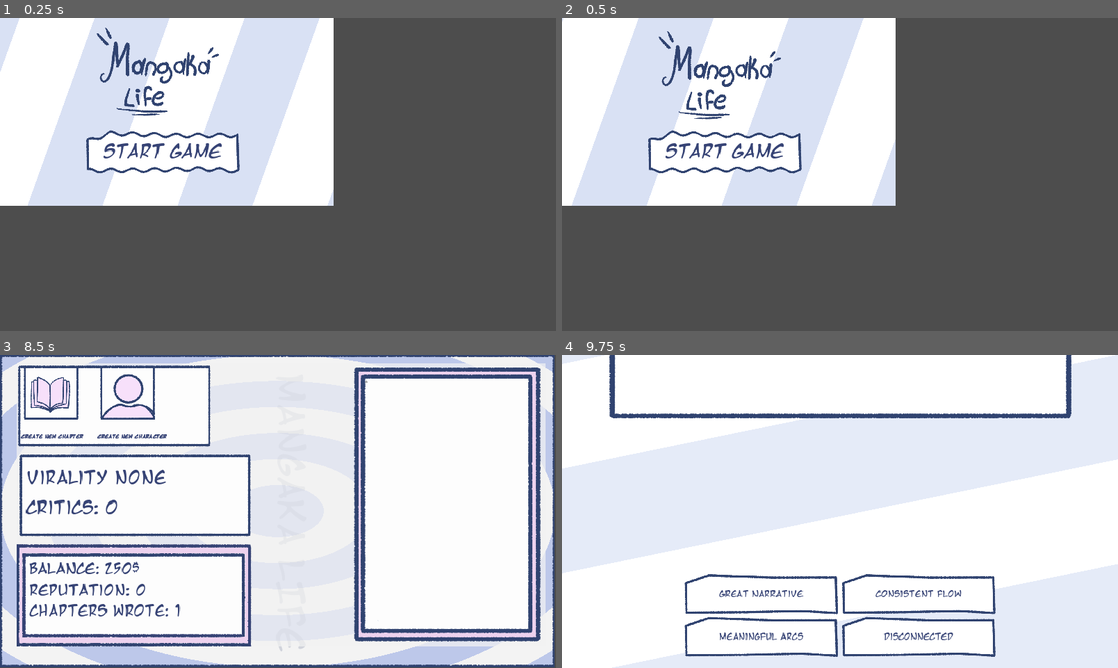
Above: before the commit, frames 1-4 (two rows, left to right).
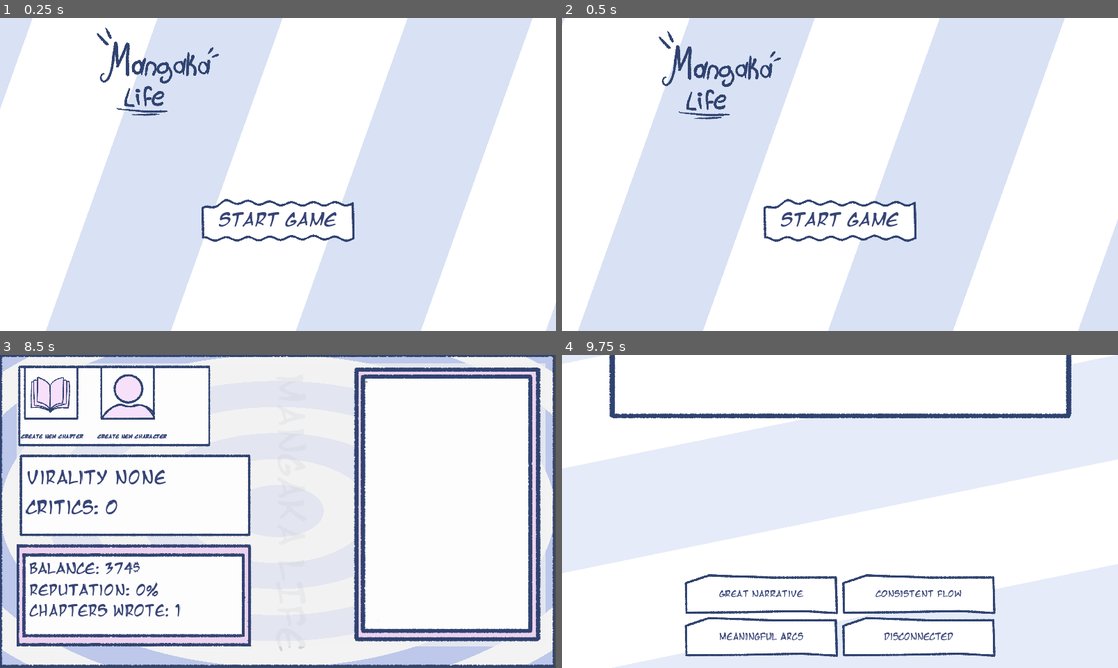
Above: after the commit, the same moments.

Repository: Noodle-Dev/Mangaka-Life
Game: Godot game, scene res://assets/scenes/Menus/Main_Menu.tscn
The game is run twice, just before and just after one commit, with the same random seed, the same clock (stepped at 60 frames per second) and the same inputs. The project has no main scene, so this scene is started directly.
Inputs (mouse positions are in pixels of both pictures, inside the frame that each line leads up to):
- Up to frame 1 (0.25 s): no input
- Up to frame 2 (0.5 s): no input
- Up to frame 3 (8.5 s): click "Start Game" at 0.5 s; click "Create New CHapter" at 1.25 s; click "Create New CHapter" at 2 s; click "Create New Character" at 2.75 s; click "Create New Character" at 3.5 s; click "Balanced" at 4.25 s; click "Strong resolution" at 5 s; click "Friendship" at 5.75 s; click "Epic battle" at 6.5 s; click "Dark city" at 7.25 s; click (278, 530) at 8 s
- Up to frame 4 (9.75 s): click "Create New CHapter" at 8.75 s; click "Great narrative" at 9.5 s

The runs differ from the first frame. In frame 1, 83% of the frame differs, in the area x 0-100%, y 0-100%; in frame 2, 83%; in frame 3, 0.2%; in frame 4, nothing differs.

Commit message:
added. money system

Diff:
--- a/assets/scenes/Mechanics_Scenes/character_maker_scene.tscn
+++ b/assets/scenes/Mechanics_Scenes/character_maker_scene.tscn
@@ -1,9 +1,11 @@
-[gd_scene load_steps=9 format=3 uid="uid://c0wjcxb8tro7v"]
+[gd_scene load_steps=11 format=3 uid="uid://c0wjcxb8tro7v"]
 
 [ext_resource type="Script" path="res://assets/scripts/Character_Creation/Character_Creation_Minigames.gd" id="1_6h1if"]
 [ext_resource type="Shader" path="res://assets/shaders/bg_shader.gdshader" id="1_d2pm7"]
 [ext_resource type="PackedScene" uid="uid://dt854pjj74s34" path="res://assets/prefabs/Character_Creation_Prefabs/MiniGames/MiniGame_01.tscn" id="2_7doxp"]
+[ext_resource type="Texture2D" uid="uid://bgfyam1qx11ee" path="res://assets/sprites/Minigames/CharacterHolder/Mid.png" id="4_50vjl"]
 [ext_resource type="Texture2D" uid="uid://va0b7kfg2j6n" path="res://assets/sprites/Minigames/CharacterHolder/Ugly_Char.png" id="4_yojif"]
+[ext_resource type="Texture2D" uid="uid://bhid55uyilw45" path="res://assets/sprites/Minigames/CharacterHolder/Well Done.png" id="5_2i477"]
 
 [sub_resource type="ShaderMaterial" id="ShaderMaterial_ejshx"]
 shader = ExtResource("1_d2pm7")
@@ -13,6 +15,21 @@
 shader_parameter/line_count = 10.0
 shader_parameter/speed = 2.0
 shader_parameter/blur = 0.0
+
+[sub_resource type="Animation" id="Animation_4n8e1"]
+length = 0.001
+tracks/0/type = "value"
+tracks/0/imported = false
+tracks/0/enabled = true
+tracks/0/path = NodePath("UI/ColorRect:position")
+tracks/0/interp = 1
+tracks/0/loop_wrap = true
+tracks/0/keys = {
+"times": PackedFloat32Array(0),
+"transitions": PackedFloat32Array(1),
+"update": 0,
+"values": [Vector2(-2041, 260)]
+}
 
 [sub_resource type="Animation" id="Animation_p6gya"]
 resource_name = "Start_mini"
@@ -30,30 +47,16 @@
 "values": [Vector2(-2041, 260), Vector2(0, 260), Vector2(0, 260), Vector2(2044, 260)]
 }
 
-[sub_resource type="Animation" id="Animation_4n8e1"]
-length = 0.001
-tracks/0/type = "value"
-tracks/0/imported = false
-tracks/0/enabled = true
-tracks/0/path = NodePath("UI/ColorRect:position")
-tracks/0/interp = 1
-tracks/0/loop_wrap = true
-tracks/0/keys = {
-"times": PackedFloat32Array(0),
-"transitions": PackedFloat32Array(1),
-"update": 0,
-"values": [Vector2(-2041, 260)]
-}
-
 [sub_resource type="AnimationLibrary" id="AnimationLibrary_y47ou"]
 _data = {
 "RESET": SubResource("Animation_4n8e1"),
 "Start_mini": SubResource("Animation_p6gya")
 }
 
-[node name="Character_Maker_Scene" type="Node2D"]
+[node name="Character_Maker_Scene" type="Node2D" groups=["charMaker"]]
 script = ExtResource("1_6h1if")
 microgame_scenes = Array[PackedScene]([ExtResource("2_7doxp")])
+state_textures = Array[Texture2D]([ExtResource("5_2i477"), ExtResource("4_50vjl"), ExtResource("4_yojif")])
 
 [node name="MicroTimer" type="Timer" parent="."]
 wait_time = 10.0
@@ -73,7 +76,7 @@
 grow_horizontal = 2
 grow_vertical = 2
 
-[node name="TextureRect" type="TextureRect" parent="UI"]
+[node name="charStat" type="TextureRect" parent="UI"]
 layout_mode = 1
 anchors_preset = 5
 anchor_left = 0.5
@@ -84,7 +87,7 @@
 grow_horizontal = 2
 scale = Vector2(0.685, 0.685)
 pivot_offset = Vector2(765.5, 354)
-texture = ExtResource("4_yojif")
+texture = ExtResource("5_2i477")
 
 [node name="MicroGameHolder" type="Control" parent="UI"]
 layout_mode = 1
--- a/assets/scenes/Menus/Main_Menu.tscn
+++ b/assets/scenes/Menus/Main_Menu.tscn
@@ -127,23 +127,33 @@
 [node name="Control" type="Control" parent="."]
 layout_mode = 3
 anchors_preset = 0
-offset_right = 1152.0
-offset_bottom = 648.0
+offset_right = 1920.0
+offset_bottom = 1080.0
 
 [node name="TextureRect" type="TextureRect" parent="Control"]
 material = SubResource("ShaderMaterial_5l06r")
-layout_mode = 0
-offset_right = 40.0
-offset_bottom = 40.0
+layout_mode = 1
+anchors_preset = 15
+anchor_right = 1.0
+anchor_bottom = 1.0
+grow_horizontal = 2
+grow_vertical = 2
 texture = ExtResource("2_lqaib")
 
 [node name="StartButton" type="TextureButton" parent="Control/TextureRect"]
 material = SubResource("ShaderMaterial_dg7fo")
-layout_mode = 0
-offset_left = 292.0
-offset_top = 381.0
-offset_right = 832.0
-offset_bottom = 540.0
+layout_mode = 1
+anchors_preset = 8
+anchor_left = 0.5
+anchor_top = 0.5
+anchor_right = 0.5
+anchor_bottom = 0.5
+offset_left = -270.0
+offset_top = 77.0
+offset_right = 270.0
+offset_bottom = 236.0
+grow_horizontal = 2
+grow_vertical = 2
 texture_normal = ExtResource("3_elwh1")
 
 [node name="Label" type="Label" parent="Control/TextureRect/StartButton"]
--- a/assets/scripts/Chapter_Creation/Critic_User_Logic.gd
+++ b/assets/scripts/Chapter_Creation/Critic_User_Logic.gd
@@ -15,6 +15,7 @@
 var unique_threshold: int = 0
 
 func _ready():
+	get_tree().call_group("menu_grub", "update_status")
 	# Depuración para verificar nodos
 	print_tree()  # Imprime la estructura completa del árbol para confirmar las rutas
 	if user_name == null:
@@ -49,14 +50,27 @@
 func assign_random_opinion():
 	"""
 	Asigna una opinión inicial aleatoria (buena o mala) al usuario.
+	Si la opinión es buena, añade un número aleatorio entre 50 y 100 al balance global con una probabilidad del 50%.
 	"""
 	if user_opinion != null:
 		var is_good = randf() < 0.5  # 50% de probabilidad de ser buena o mala
 		user_opinion.clear()
-		user_opinion.add_text(
-			good_opinions[randi() % good_opinions.size()] if is_good else bad_opinions[randi() % bad_opinions.size()]
-		)
+		var opinion_text = ""
+
+		# Asignar la opinión dependiendo si es buena o mala
+		if is_good:
+			opinion_text = good_opinions[randi() % good_opinions.size()]
+		else:
+			opinion_text = bad_opinions[randi() % bad_opinions.size()]
+
+		user_opinion.add_text(opinion_text)
 		print("Opinión asignada:", user_opinion.text)
+
+		# Si la opinión es buena, con un 50% de probabilidad, añadimos un valor aleatorio entre 50 y 100 al balance
+		if is_good and randf() < 0.5:  # 50% de probabilidad
+			var bonus = randi() % 101 + 100  # Número aleatorio entre 50 y 100
+			GlobalData.G_Balance += bonus
+			print("Se ha añadido ", bonus, " al balance global. Nuevo balance: ", GlobalData.G_Balance)
 	else:
 		print("Error: 'user_opinion' es null. No se pudo asignar una opinión.")
 
--- a/assets/scripts/Character_Creation/Ball_MiniGame_Player.gd
+++ b/assets/scripts/Character_Creation/Ball_MiniGame_Player.gd
@@ -35,7 +35,8 @@
 func _on_area_2d_area_entered(area):
 	if area.is_in_group("obs"):
 		#get_tree().call_group("Menu_grub", "call_lose_minigame", 25)
-		#get_tree().call_group("Menu_grub", "losing_animation")
+		get_tree().call_group("charMaker", "degradate_character")
+		GlobalData.G_Reputation = GlobalData.G_Reputation - 20
 		print("alv")
 
 
--- a/assets/scripts/Character_Creation/Character_Creation_Minigames.gd
+++ b/assets/scripts/Character_Creation/Character_Creation_Minigames.gd
@@ -5,8 +5,11 @@
 @onready var micro_game_anim = $AnimationPlayer
 @onready var micro_game_holder: Control = $UI/MicroGameHolder  # Contenedor de los minijuegos
 
+@onready var character_state = $UI/charStat
+@export var state_textures: Array[Texture2D]
 
 var microgame_instance: Node = null  # Referencia al minijuego actual
+var current_state_index: int = 0  # Índice para controlar la textura actual
 
 func _ready():
 	if microgame_instance == null:
@@ -23,6 +26,7 @@
 
 	if microgame_timer:
 		microgame_timer.start()
+
 func start_microgame():
 	if micro_game_anim:
 		micro_game_anim.play("Start_mini")  # Replace "Start_mini" with your specific animation name.
@@ -38,3 +42,15 @@
 		microgame_instance.queue_free()
 		microgame_instance = null
 		$"../Transitions_Panels".play_backwards("CHAP_Maker_Enter")
+
+# Función para degradar el personaje
+func degradate_character():
+	# Verifica si el índice actual está dentro del rango de texturas
+	if current_state_index < state_textures.size():
+		# Cambia la textura del estado del personaje
+		character_state.texture = state_textures[current_state_index]
+		# Aumenta el índice para cambiar a la siguiente textura en la siguiente llamada
+		current_state_index += 1
+		# Si el índice excede el tamaño del array, lo reinicia
+		if current_state_index >= state_textures.size():
+			current_state_index = 0
--- a/assets/scripts/MainStats/main_stats_menu_Logic.gd
+++ b/assets/scripts/MainStats/main_stats_menu_Logic.gd
@@ -27,12 +27,21 @@
 @export var min_criticism_interval = 3
 @export var max_criticism_interval = 10
 
+# Variables de reputación y viralidad
+var good_critiques = 0
+var bad_critiques = 0
+
 func _ready():
 	# Configurar el temporizador al inicio
 	transitions_panels.play("RESET")
 	reset_criticism_timer()
 	update_status()
 
+func _process(delta):
+	update_status(
+
+
+	)
 # Resetea y configura el temporizador con un intervalo aleatorio
 func reset_criticism_timer():
 	if criticism_timer:
@@ -66,7 +75,20 @@
 		# Añade el objeto al contenedor de críticas (critics_holder)
 		if critics_holder:
 			critics_holder.add_child(new_critic)
-			GlobalData.G_N_Critics =  GlobalData.G_N_Critics + 1
+			GlobalData.G_N_Critics = GlobalData.G_N_Critics + 1
+
+			# Determinar si la crítica es positiva o negativa
+			if likes_higher and GlobalData.G_FinalScore >= random_threshold:
+				good_critiques += 1
+			elif not likes_higher and GlobalData.G_FinalScore <= random_threshold:
+				good_critiques += 1
+			else:
+				bad_critiques += 1
+
+			# Limitar la cantidad de críticas a 5
+			if critics_holder.get_child_count() > 5:
+				critics_holder.get_child(0).queue_free()
+
 			$UI/NCritics.text = "Critics: " + str(GlobalData.G_N_Critics)
 			update_status()
 			print("Crítico generado y añadido al contenedor de críticas.")
@@ -76,51 +98,41 @@
 		print("Error: 'criticObject' no es un PackedScene válido.")
 
 func update_status():
-	# Actualizar reputación basada en G_FinalScore
-	var score = GlobalData.G_FinalScore
-	var rep = 0
+	# Calcular reputación basada en buenas críticas
+	var total_critiques = good_critiques + bad_critiques
+	var reputation_text = ""
+	if total_critiques > 0:
+		var reputation_percent = (good_critiques / float(total_critiques)) * 100
+		reputation_text = "Reputation: " + str(int(reputation_percent)) + "%"
+	else:
+		reputation_text = "Reputation: 0%"
 
-	if score < 20:
-		rep = 0
-	elif score < 40:
-		rep = 1
-	elif score < 60:
-		rep = 2
-	elif score < 80:
-		rep = 3
-	elif score < 90:
-		rep = 4
-	else:
-		rep = 5
-
-	# Actualizar el texto de reputación
+	# Actualizar texto de reputación
 	if reputation and reputation is RichTextLabel:
-		reputation.text = "Reputation: " + str(rep)
+		reputation.text = reputation_text
 	else:
 		print("Error: 'reputation' no está asignado o no es un RichTextLabel.")
 
-	# Determinar el nivel de virality
-	var virality_text = ""
-	if rep == 0:
-		virality_text = "[b]Virality:[/b] None"
-	elif rep == 1:
-		virality_text = "[b]Virality:[/b] Some"
-	elif rep == 2:
-		virality_text = "[b]Virality:[/b] Kind of"
-	elif rep == 3:
-		virality_text = "[b]Virality:[/b] A lot"
-	elif rep == 4:
-		virality_text = "[b]Virality:[/b] Recognized"
-	elif rep == 5:
-		virality_text = "[b]Virality:[/b] Famous"
-	else:
-		virality_text = "[b]Virality:[/b] None"
-
+	# Determinar viralidad basada en el puntaje final
+	var virality_text = calculate_virality()
 	if virality_status and virality_status is RichTextLabel:
 		virality_status.text = virality_text
 	else:
 		print("Error: 'virality_status' no está asignado o no es un RichTextLabel.")
 
+# Calcula el nivel de viralidad basado en el puntaje total
+func calculate_virality() -> String:
+	var score = GlobalData.G_FinalScore
+	if score > 80:
+		return "Virality: [b]Extremely High[/b]"
+	elif score > 60:
+		return "Virality: [b]High[/b]"
+	elif score > 40:
+		return "Virality: [b]Moderate[/b]"
+	elif score > 20:
+		return "Virality: [b]Low[/b]"
+	else:
+		return "Virality: [b]None[/b]"
 
 func adjust_balance(amount: int):
 	"""
